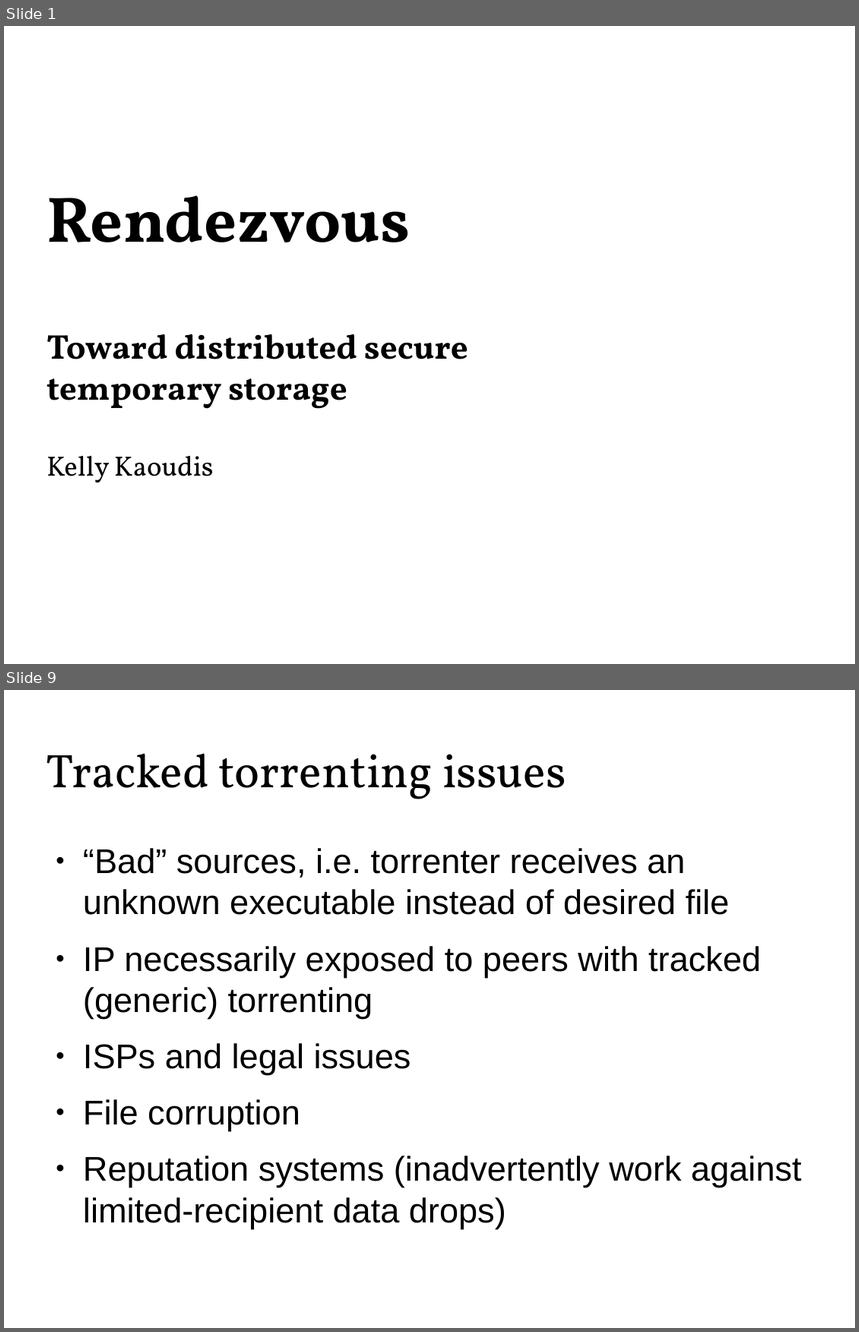
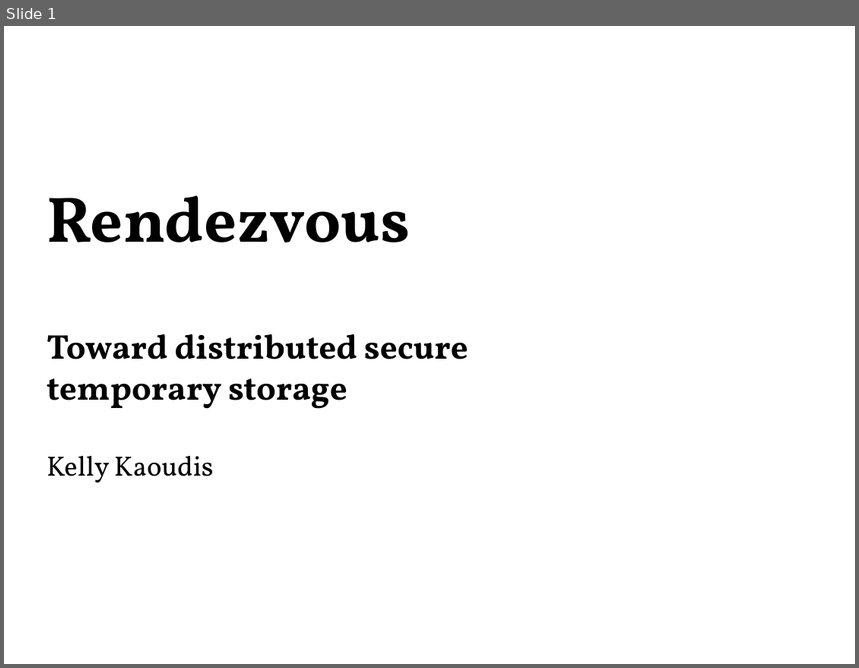
Before and after one commit to Zandrr/phonebook.js, a slide deck: documentation/ecen5013_presentation.odp. Shown one above the other, each under a label of ours: slides 1 and 9 before the commit, slide 1 after it; the slides between them are not shown. The pictures are 859x1332 and 859x668 pixels, drawn with LibreOffice and Linux fonts; fonts in the diff are those of the drawing. Boxes give left, top, right and bottom in pixels: in the first picture for what was removed or moved away, otherwise in the second. Text is boxed around its words. In the diff, an @@ line names an element or a change of style, - is before the commit and + after.

```diff
--- a/documentation/ecen5013_presentation.odp
+++ b/documentation/ecen5013_presentation.odp
@@ slide 9 removed at <box>4,690,855,1328</box>, background #FFFFFF @@
@@ title removed at <box>47,753,566,799</box> @@
-Tracked torrenting issues
@@ text removed at <box>83,848,802,1229</box> @@
-● “Bad” sources, i.e. torrenter receives an unknown executable instead of desired file
-● IP necessarily exposed to peers with tracked (generic) torrenting
-● ISPs and legal issues
-● File corruption
-● Reputation systems (inadvertently work against limited-recipient data drops)
```
Also in this commit, not shown: 10 slides changed, 5 slides added, 9 other slides removed.
